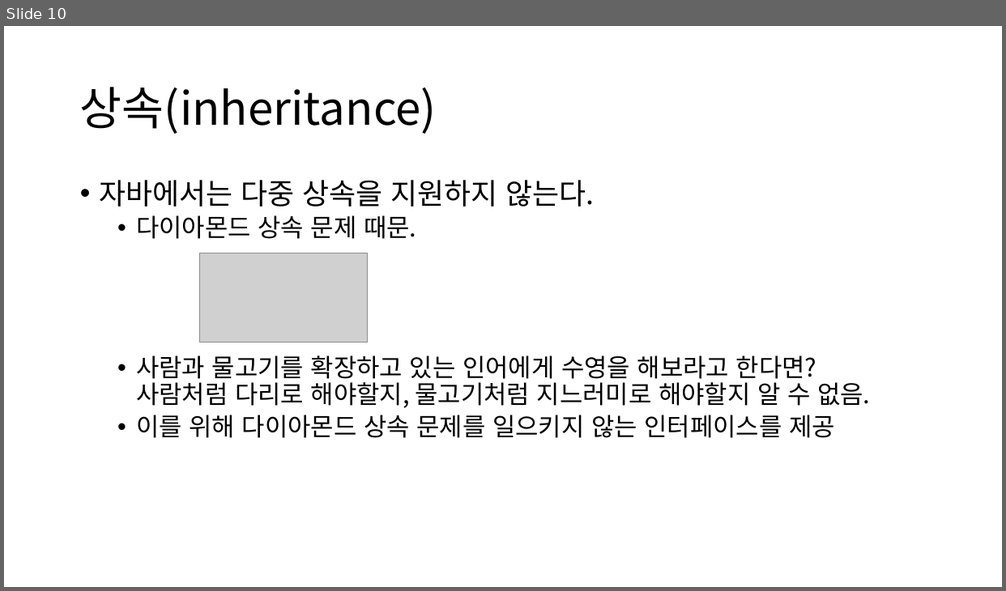
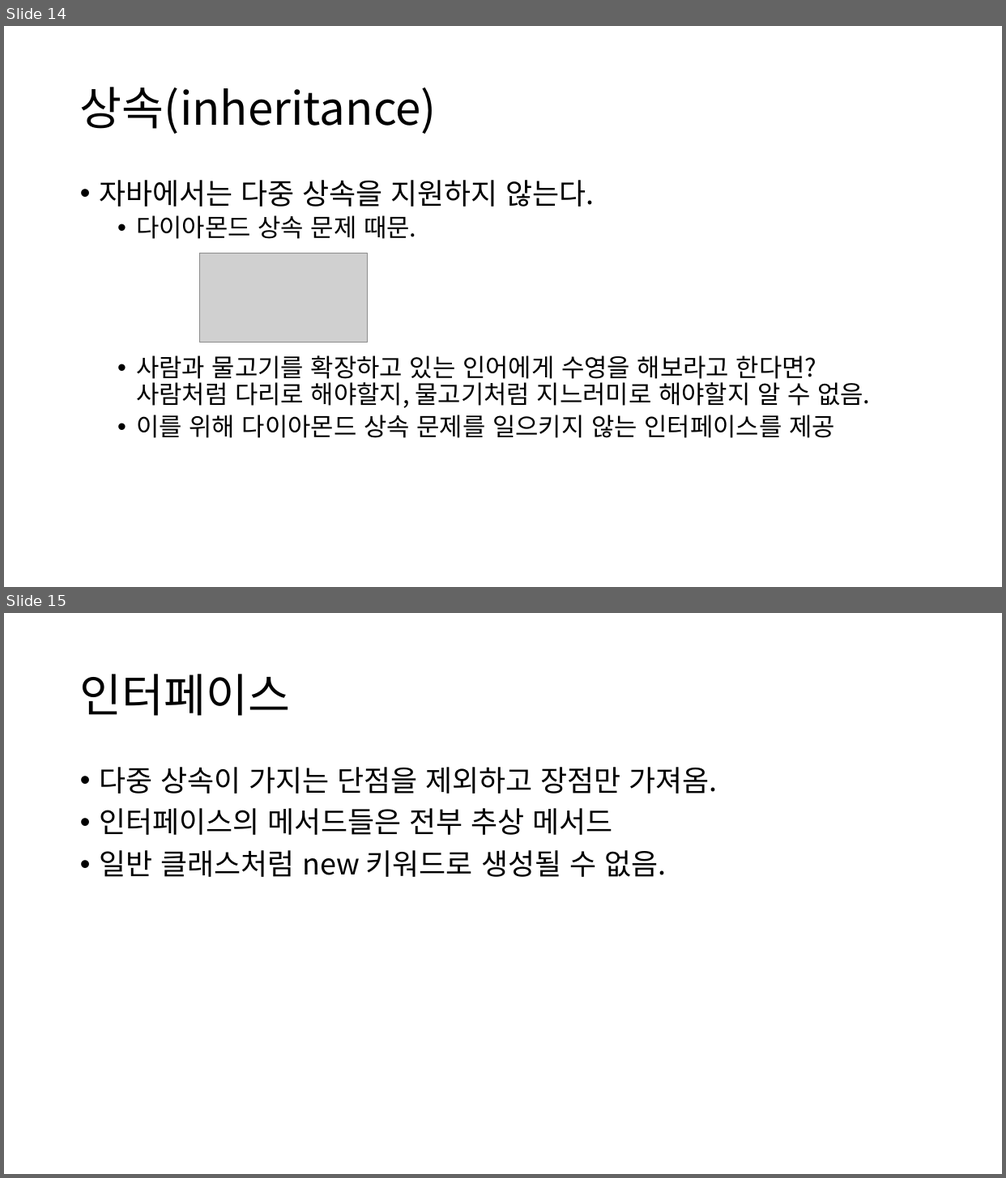
Before and after one commit to YonghoChoi/develop-note, a slide deck: ppt/객체지향 기본.pptx. Shown one above the other, each under a label of ours: slide 10 before the commit, slides 14 and 15 after it. The pictures are 1006x591 and 1006x1178 pixels, drawn with LibreOffice and Linux fonts; fonts in the diff are those of the drawing; grey boxes stand for pictures. Boxes give left, top, right and bottom in pixels: in the first picture for what was removed or moved away, otherwise in the second. Text is boxed around its words. In the diff, an @@ line names an element or a change of style, - is before the commit and + after.

```diff
--- a/ppt/객체지향 기본.pptx
+++ b/ppt/객체지향 기본.pptx
@@ slide 15 added at (4,613,1002,1174), background #FFFFFF @@
@@ title added at (80,674,291,716), 44 pt, text #000000 @@
+인터페이스
@@ text added at (99,767,717,877), 28 pt, text #000000 @@
+• 다중 상속이 가지는 단점을 제외하고 장점만 가져옴.
+• 인터페이스의 메서드들은 전부 추상 메서드
+• 일반 클래스처럼 new 키워드로 생성될 수 없음.
@@ what was slide 10 is now slide 14 @@
```
Also in this commit, not shown: 6 other slides added, 3 other files.
